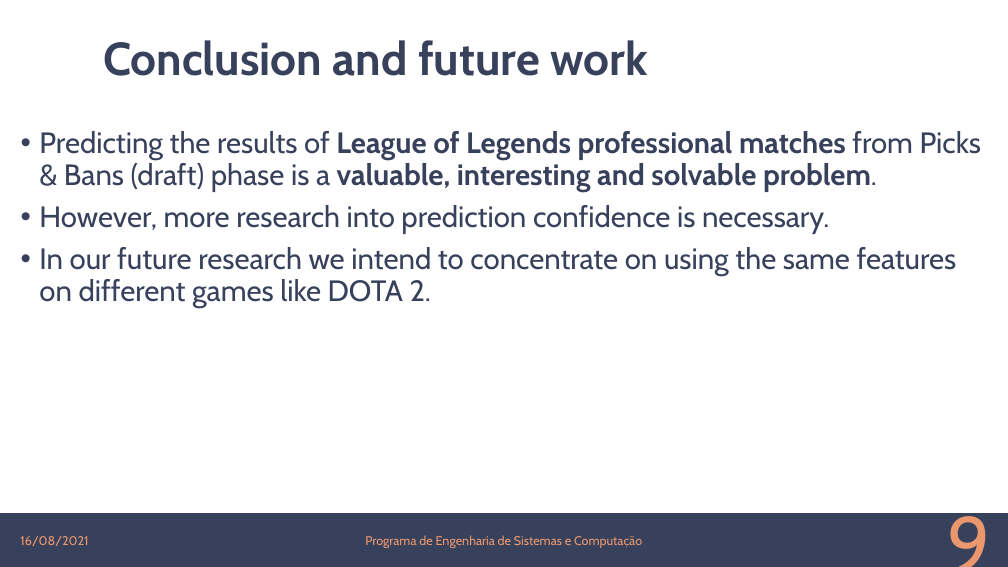
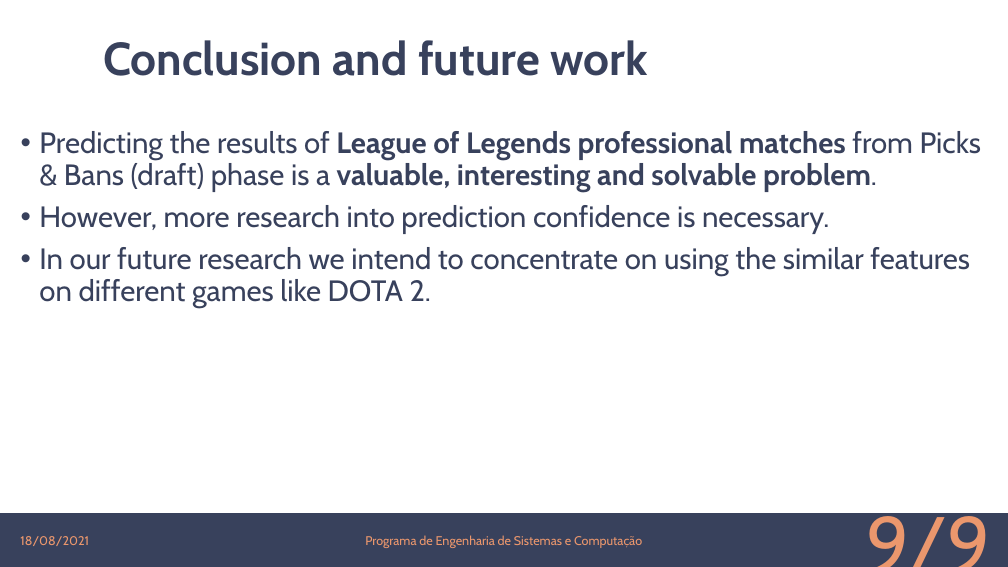
Before and after one commit to lincolncosta/moba.aid.prediction, a slide deck: slide 9 of IEEE COG Presentation.pptx. Drawn at 1008x567 pixels with LibreOffice and Linux fonts; fonts in the diff are those of the drawing; background and template pictures are left out. Boxes give left, top, right and bottom in pixels: in the first picture for what was removed or moved away, otherwise in the second. Text is boxed around its words. In the diff, an @@ line names an element or a change of style, - is before the commit and + after.

```diff
--- a/IEEE COG Presentation.pptx
+++ b/IEEE COG Presentation.pptx
@@ text at bbox=[39, 247, 970, 308]: text changed @@
-• In our future research we intend to concentrate on using the same features on different games like DOTA 2.
+• In our future research we intend to concentrate on using the similar features on different games like DOTA 2.
@@ text at bbox=[20, 536, 89, 546]: text changed @@
-16/08/2021
+18/08/2021
@@ page number at bbox=[771, 526, 998, 556]: text changed @@
-9
+9/9
```
Also in this commit, not shown: 9 other slides changed.
